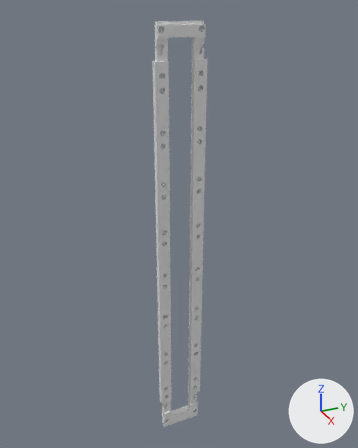
The glTF model models/wall_1x9.glb as it was, and as the next commit left it.
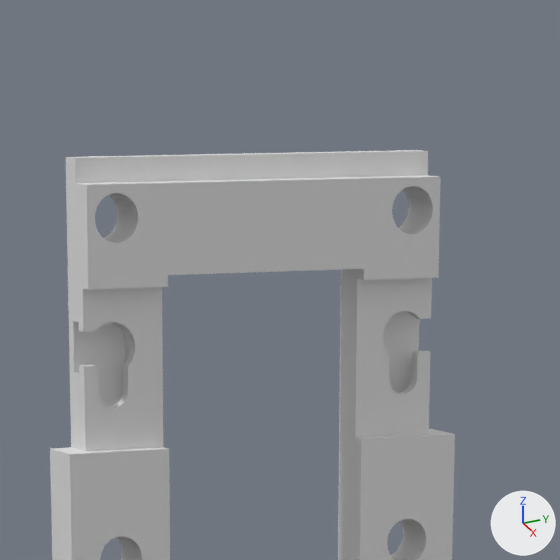
There are two pictures of each version: one whole from a 50 mm lens placed at (265.0, -120.0, 157.0), pointed at (-8.0, 3.0, 20.0), one close up on the part from 41% to 62% of the width and 0% to 17% of the height. Arrows for +X, +Y and +Z are at lower right; the lights stay in place. The last two pictures show the newer version.

In view in the first close-up: 'wall_1x9'.
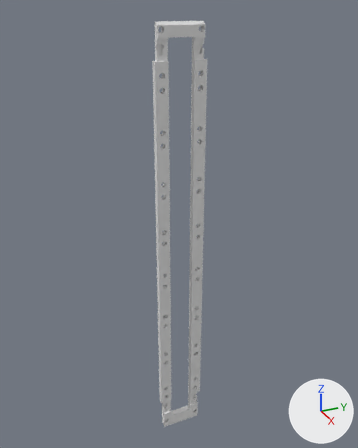
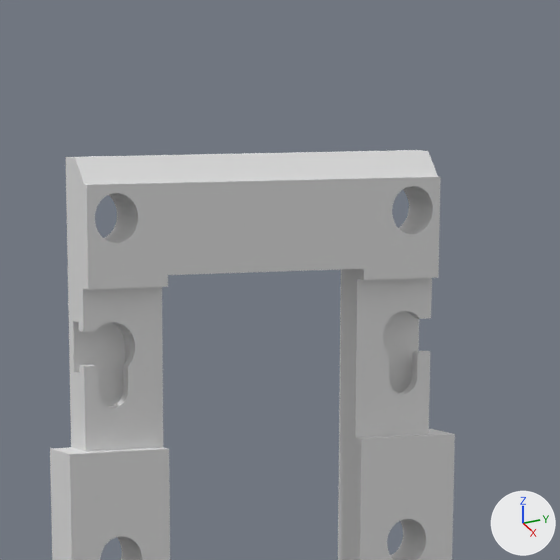
Changed parts and their boxes (x1, y1, x2, y2) in the close-ups (560 x 560 px; the box of a moved part takes in the faces that stretch with it):
part 1 of me_wall_1x9, moved or reshaped
    before: (66, 150, 439, 320)
    after: (66, 150, 439, 289)

The change in detail:
me_wall_1x9 has 3212 vertices, 6568 faces and spans x -2.0..2.0, y -16.0..16.0, z -145.0..145.0.
me_wall_1x9 is used by ob_wall_1x9; location (0.0, 0.0, 0.0).
Part 1, on me_wall_1x9:
Vertex 3208 of me_wall_1x9 moves from (0.0, 14.0, 143.0) at pixel (427, 175) to (2.0, -14.0, 143.0) at pixel (84, 184).
Vertex 3209 of me_wall_1x9 moves from (0.0, -14.0, 143.0) at pixel (75, 183) to (2.0, 14.0, 143.0) at pixel (437, 176).
Vertex 3210 of me_wall_1x9 moves from (0.0, -14.0, 145.0) at pixel (75, 158) to (0.0, 14.0, 145.0) at pixel (428, 151).
Vertex 3211 of me_wall_1x9 moves from (0.0, 14.0, 145.0) at pixel (428, 151) to (0.0, -14.0, 145.0) at pixel (75, 158).
